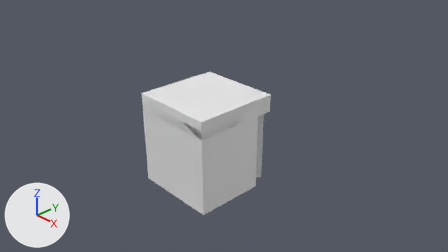
The Blender file Assets/Models/three_symmertic_diag.blend: old version first, new version second.
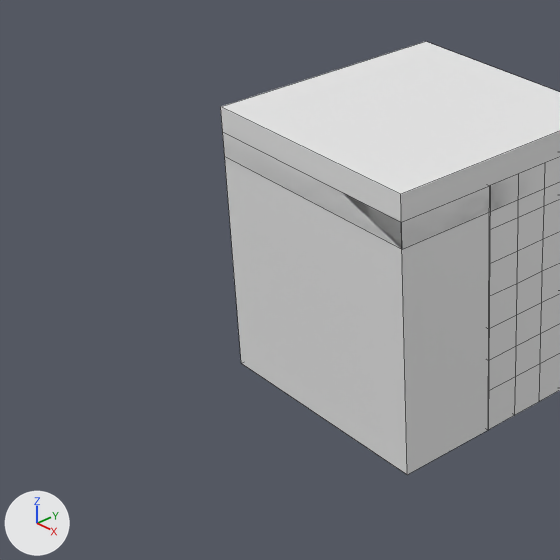
Old and new are each drawn from the file's camera 'Camera' and again close up on the part from 15% to 57% of the width and 23% to 97% of the height. Arrows for +X, +Y and +Z are at lower left; the lights stay in place. The close-ups show mesh edges as thin lines.
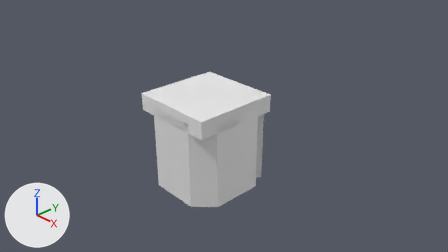
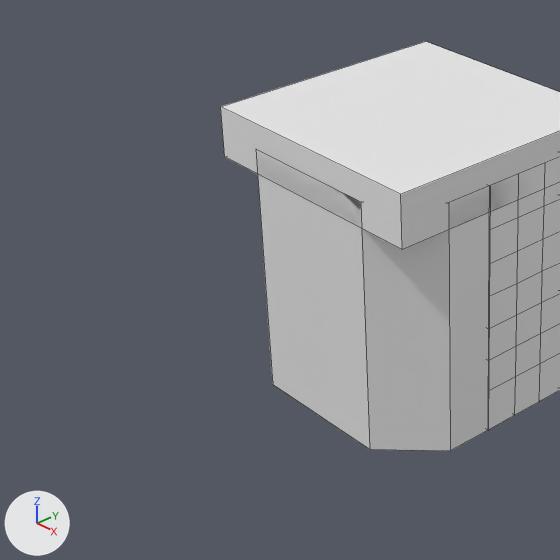
What differs and where, as boxes [x1, y1, x2, y2] in the close-ups (560 x 560 px):
'Cube.001', reshaped (12% narrower, 12% shorter)
    before: [223, 132, 491, 475]
    after: [256, 149, 491, 451]

Patch to the scene script:
```diff
--- a/Assets/Models/three_symmertic_diag.blend.py
+++ b/Assets/Models/three_symmertic_diag.blend.py
@@ me_cube_001 @@
 me_cube_001.from_pydata(...)  # 8 vertices, 6 faces; spans x -1.0..1.0, y -1.0..1.0, z -1.0..1.0
 # used by ob_cube_001; location = (0.0, -0.6, 0.0); scale = (1.0, 0.4, 1.0)
 # verts and faces of me_cube_001; kept vertices keep their numbers, new ones are numbered from 8
 # before: 0 (-1.0, -1.0, -1.0) at pixel (241, 363), 1 (-1.0, -1.0, 1.0) at pixel (222, 131), 2 (-1.0, 1.0, -1.0), 3 (-1.0, 1.0, 1.0), 4 (1.0, -1.0, -1.0) at pixel (407, 474)
 # before: 5 (1.0, -1.0, 1.0) at pixel (401, 222), 6 (1.0, 1.0, -1.0) at pixel (488, 429), 7 (1.0, 1.0, 1.0) at pixel (490, 185)
+# me_cube_001 part 1
+delete_vertices([0, 1, 4, 5])  # with the faces that use them
+for new, old in zip([*range(8, 12)], [2, 3, 6, 7]): verts[new] = verts[old] + (0.0, -0.96, 0.0)
+verts[12] = (-0.59, -1.0, 1.0)  # pixel (255, 148)
+verts[13] = (-0.59, -1.0, -1.0)  # pixel (272, 384)
+verts[14] = (0.59, -1.0, 1.0)  # pixel (360, 201)
+verts[15] = (0.59, -1.0, -1.0)  # pixel (369, 449)
+faces += [(6, 7, 11, 10), (2, 6, 10, 15, 13, 8), (3, 9, 12, 14, 11, 7), (8, 13, 12, 9), (2, 8, 9, 3), (10, 11, 14, 15)]
+faces += [(12, 13, 15, 14)]
```
